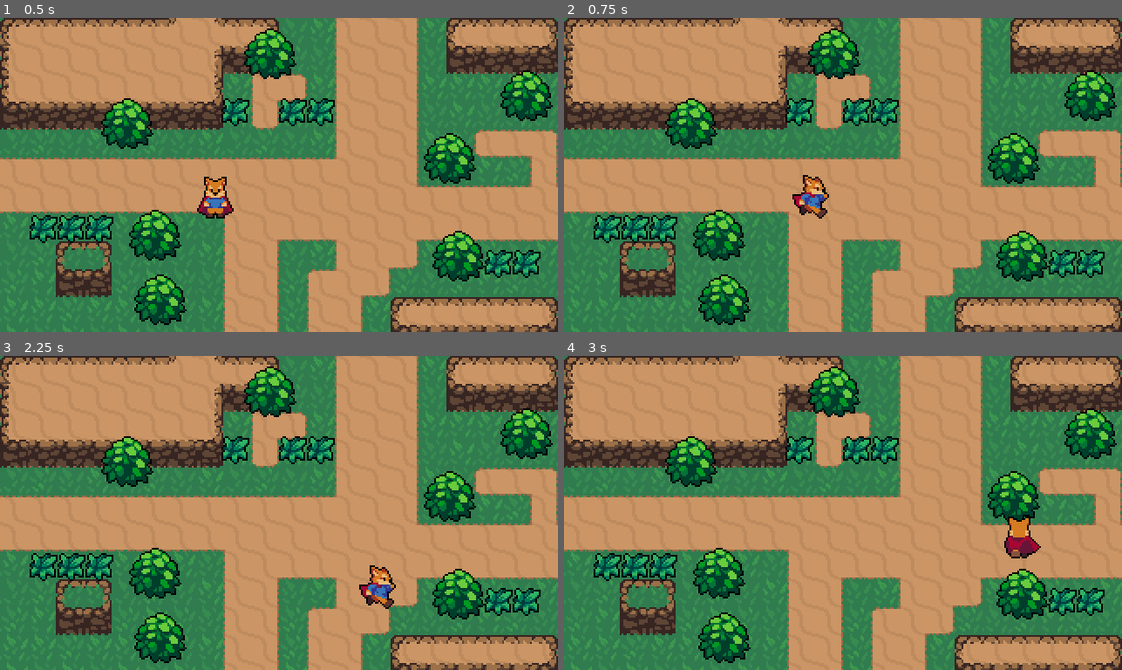
Above: before the commit, frames 1-4 (two rows, left to right).
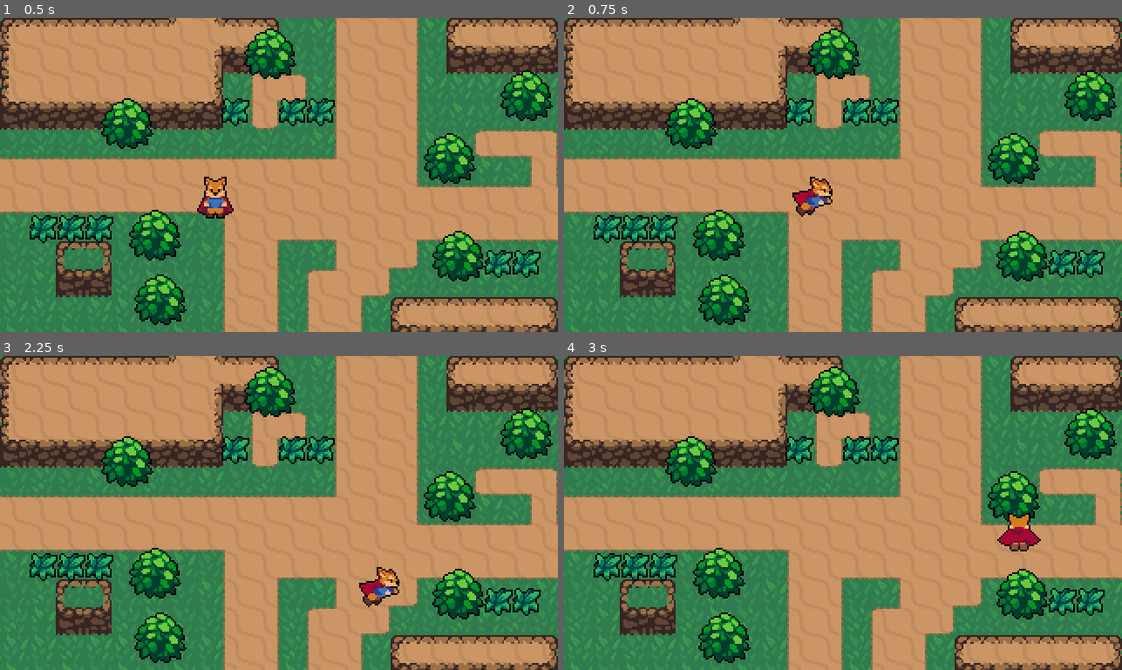
Above: after the commit, the same moments.

Repository: abdellatif-dev/rpg_game
Game: Godot game, scene res://scenes/world.tscn
Two runs of this game, one before a commit and one after it. Both use one fixed random seed, a clock stepped at 60 frames per second and the inputs below.
Inputs:
- Up to frame 1 (0.5 s): no input
- Up to frame 2 (0.75 s): tap Enter at 0.5 s; hold Right (ui_right) from 0.53 s (still down); tap Shift (roll, bound only after the commit) at 0.6 s
- Up to frame 3 (2.25 s): release Right (ui_right) at 1.28 s; hold Down (ui_down) 1.28-2.03 s; tap Space (attack_attack) at 1.35 s; tap Shift (roll, bound only after the commit) at 1.55, 2.1 s; hold Right (ui_right) from 2.03 s (still down)
- Up to frame 4 (3 s): release Right (ui_right) at 2.78 s; hold Up (ui_up) from 2.78 s (still down); tap Shift (roll, bound only after the commit) at 2.85 s

Frame 1 is identical in both runs. In frame 2, 0.5% of the frame differs, in the area x 40-49%, y 50-64%; in frame 3, 0.5%; in frame 4, 0.6%, in the area x 77-86%, y 50-65%.

Commit message:
roll state

Diff:
--- a/project.godot
+++ b/project.godot
@@ -86,6 +86,12 @@
 , Object(InputEventKey,"resource_local_to_scene":false,"resource_name":"","device":0,"alt":false,"shift":false,"control":false,"meta":false,"command":false,"pressed":false,"scancode":74,"unicode":0,"echo":false,"script":null)
  ]
 }
+roll={
+"deadzone": 0.5,
+"events": [ Object(InputEventKey,"resource_local_to_scene":false,"resource_name":"","device":0,"alt":false,"shift":false,"control":false,"meta":false,"command":false,"pressed":false,"scancode":16777237,"unicode":0,"echo":false,"script":null)
+, Object(InputEventKey,"resource_local_to_scene":false,"resource_name":"","device":0,"alt":false,"shift":false,"control":false,"meta":false,"command":false,"pressed":false,"scancode":75,"unicode":0,"echo":false,"script":null)
+ ]
+}
 
 [layer_names]
 
--- a/scenes/player.tscn
+++ b/scenes/player.tscn
@@ -1,10 +1,10 @@
-[gd_scene load_steps=39 format=2]
+[gd_scene load_steps=50 format=2]
 
 [ext_resource path="res://Action RPG Resources/Player/Player.png" type="Texture" id=1]
 [ext_resource path="res://src/player.gd" type="Script" id=2]
 [ext_resource path="res://scenes/hitbox.tscn" type="PackedScene" id=3]
 
-[sub_resource type="Animation" id=49]
+[sub_resource type="Animation" id=1]
 resource_name = "attack_down"
 length = 0.4
 tracks/0/type = "value"
@@ -30,7 +30,7 @@
 "transitions": PoolRealArray( 1 ),
 "values": [ {
 "args": [  ],
-"method": "finished_attack"
+"method": "state_finished"
 } ]
 }
 tracks/2/type = "value"
@@ -58,7 +58,7 @@
 "values": [ false, true ]
 }
 
-[sub_resource type="Animation" id=35]
+[sub_resource type="Animation" id=2]
 resource_name = "attack_left"
 length = 0.4
 tracks/0/type = "value"
@@ -84,7 +84,7 @@
 "transitions": PoolRealArray( 1 ),
 "values": [ {
 "args": [  ],
-"method": "finished_attack"
+"method": "state_finished"
 } ]
 }
 tracks/2/type = "value"
@@ -112,7 +112,7 @@
 "values": [ false, true ]
 }
 
-[sub_resource type="Animation" id=36]
+[sub_resource type="Animation" id=3]
 resource_name = "attack_right"
 length = 0.4
 tracks/0/type = "value"
@@ -138,7 +138,7 @@
 "transitions": PoolRealArray( 1 ),
 "values": [ {
 "args": [  ],
-"method": "finished_attack"
+"method": "state_finished"
 } ]
 }
 tracks/2/type = "value"
@@ -166,7 +166,7 @@
 "values": [ false, true ]
 }
 
-[sub_resource type="Animation" id=37]
+[sub_resource type="Animation" id=4]
 resource_name = "attack_up"
 length = 0.4
 tracks/0/type = "value"
@@ -192,7 +192,7 @@
 "transitions": PoolRealArray( 1 ),
 "values": [ {
 "args": [  ],
-"method": "finished_attack"
+"method": "state_finished"
 } ]
 }
 tracks/2/type = "value"
@@ -288,7 +288,127 @@
 "values": [ 6 ]
 }
 
-[sub_resource type="Animation" id=42]
+[sub_resource type="Animation" id=9]
+resource_name = "roll_down"
+length = 0.5
+tracks/0/type = "value"
+tracks/0/path = NodePath("Player:frame")
+tracks/0/interp = 1
+tracks/0/loop_wrap = true
+tracks/0/imported = false
+tracks/0/enabled = true
+tracks/0/keys = {
+"times": PoolRealArray( 0, 0.1, 0.2, 0.3, 0.4 ),
+"transitions": PoolRealArray( 1, 1, 1, 1, 1 ),
+"update": 1,
+"values": [ 55, 56, 57, 58, 59 ]
+}
+tracks/1/type = "method"
+tracks/1/path = NodePath(".")
+tracks/1/interp = 1
+tracks/1/loop_wrap = true
+tracks/1/imported = false
+tracks/1/enabled = true
+tracks/1/keys = {
+"times": PoolRealArray( 0.5 ),
+"transitions": PoolRealArray( 1 ),
+"values": [ {
+"args": [  ],
+"method": "state_finished"
+} ]
+}
+
+[sub_resource type="Animation" id=10]
+resource_name = "roll_left"
+length = 0.5
+tracks/0/type = "value"
+tracks/0/path = NodePath("Player:frame")
+tracks/0/interp = 1
+tracks/0/loop_wrap = true
+tracks/0/imported = false
+tracks/0/enabled = true
+tracks/0/keys = {
+"times": PoolRealArray( 0, 0.1, 0.2, 0.3, 0.4 ),
+"transitions": PoolRealArray( 1, 1, 1, 1, 1 ),
+"update": 1,
+"values": [ 50, 51, 52, 53, 54 ]
+}
+tracks/1/type = "method"
+tracks/1/path = NodePath(".")
+tracks/1/interp = 1
+tracks/1/loop_wrap = true
+tracks/1/imported = false
+tracks/1/enabled = true
+tracks/1/keys = {
+"times": PoolRealArray( 0.5 ),
+"transitions": PoolRealArray( 1 ),
+"values": [ {
+"args": [  ],
+"method": "state_finished"
+} ]
+}
+
+[sub_resource type="Animation" id=11]
+resource_name = "roll_right"
+length = 0.5
+tracks/0/type = "value"
+tracks/0/path = NodePath("Player:frame")
+tracks/0/interp = 1
+tracks/0/loop_wrap = true
+tracks/0/imported = false
+tracks/0/enabled = true
+tracks/0/keys = {
+"times": PoolRealArray( 0, 0.1, 0.2, 0.3, 0.4 ),
+"transitions": PoolRealArray( 1, 1, 1, 1, 1 ),
+"update": 1,
+"values": [ 40, 41, 42, 43, 44 ]
+}
+tracks/1/type = "method"
+tracks/1/path = NodePath(".")
+tracks/1/interp = 1
+tracks/1/loop_wrap = true
+tracks/1/imported = false
+tracks/1/enabled = true
+tracks/1/keys = {
+"times": PoolRealArray( 0.5 ),
+"transitions": PoolRealArray( 1 ),
+"values": [ {
+"args": [  ],
+"method": "state_finished"
+} ]
+}
+
+[sub_resource type="Animation" id=12]
+resource_name = "roll_up"
+length = 0.5
+tracks/0/type = "value"
+tracks/0/path = NodePath("Player:frame")
+tracks/0/interp = 1
+tracks/0/loop_wrap = true
+tracks/0/imported = false
+tracks/0/enabled = true
+tracks/0/keys = {
+"times": PoolRealArray( 0, 0.1, 0.2, 0.3, 0.4 ),
+"transitions": PoolRealArray( 1, 1, 1, 1, 1 ),
+"update": 1,
+"values": [ 45, 46, 47, 48, 49 ]
+}
+tracks/1/type = "method"
+tracks/1/path = NodePath(".")
+tracks/1/interp = 1
+tracks/1/loop_wrap = true
+tracks/1/imported = false
+tracks/1/enabled = true
+tracks/1/keys = {
+"times": PoolRealArray( 0.5 ),
+"transitions": PoolRealArray( 1 ),
+"values": [ {
+"args": [  ],
+"method": "state_finished"
+} ]
+}
+
+[sub_resource type="Animation" id=13]
 length = 0.6
 loop = true
 tracks/0/type = "value"
@@ -352,101 +472,129 @@
 "values": [ 6, 7, 8, 9, 10, 11 ]
 }
 
-[sub_resource type="CapsuleShape2D" id=46]
+[sub_resource type="CapsuleShape2D" id=17]
 radius = 3.99974
 height = 3.99974
 
-[sub_resource type="AnimationNodeAnimation" id=14]
+[sub_resource type="AnimationNodeAnimation" id=18]
 animation = "attack_left"
 
-[sub_resource type="AnimationNodeAnimation" id=15]
+[sub_resource type="AnimationNodeAnimation" id=19]
 animation = "attack_down"
 
-[sub_resource type="AnimationNodeAnimation" id=16]
+[sub_resource type="AnimationNodeAnimation" id=20]
 animation = "attack_right"
 
-[sub_resource type="AnimationNodeAnimation" id=17]
+[sub_resource type="AnimationNodeAnimation" id=21]
 animation = "attack_up"
 
-[sub_resource type="AnimationNodeBlendSpace2D" id=18]
-blend_point_0/node = SubResource( 14 )
+[sub_resource type="AnimationNodeBlendSpace2D" id=22]
+blend_point_0/node = SubResource( 18 )
 blend_point_0/pos = Vector2( -1, 0 )
-blend_point_1/node = SubResource( 15 )
+blend_point_1/node = SubResource( 19 )
 blend_point_1/pos = Vector2( 0, 0.9 )
-blend_point_2/node = SubResource( 16 )
+blend_point_2/node = SubResource( 20 )
 blend_point_2/pos = Vector2( 1, 0 )
-blend_point_3/node = SubResource( 17 )
+blend_point_3/node = SubResource( 21 )
 blend_point_3/pos = Vector2( 0, -1 )
 blend_mode = 1
 
-[sub_resource type="AnimationNodeAnimation" id=19]
+[sub_resource type="AnimationNodeAnimation" id=23]
 animation = "idle_left"
 
-[sub_resource type="AnimationNodeAnimation" id=20]
+[sub_resource type="AnimationNodeAnimation" id=24]
 animation = "idle_down"
 
-[sub_resource type="AnimationNodeAnimation" id=21]
+[sub_resource type="AnimationNodeAnimation" id=25]
 animation = "idle_right"
 
-[sub_resource type="AnimationNodeAnimation" id=22]
+[sub_resource type="AnimationNodeAnimation" id=26]
 animation = "idle_up"
 
-[sub_resource type="AnimationNodeBlendSpace2D" id=23]
-blend_point_0/node = SubResource( 19 )
+[sub_resource type="AnimationNodeBlendSpace2D" id=27]
+blend_point_0/node = SubResource( 23 )
 blend_point_0/pos = Vector2( -1, 0 )
-blend_point_1/node = SubResource( 20 )
+blend_point_1/node = SubResource( 24 )
 blend_point_1/pos = Vector2( 0, 1 )
-blend_point_2/node = SubResource( 21 )
+blend_point_2/node = SubResource( 25 )
 blend_point_2/pos = Vector2( 1, 0 )
-blend_point_3/node = SubResource( 22 )
+blend_point_3/node = SubResource( 26 )
 blend_point_3/pos = Vector2( 0, -1 )
 blend_mode = 1
 
-[sub_resource type="AnimationNodeAnimation" id=24]
+[sub_resource type="AnimationNodeAnimation" id=28]
+animation = "roll_left"
+
+[sub_resource type="AnimationNodeAnimation" id=29]
+animation = "roll_right"
+
+[sub_resource type="AnimationNodeAnimation" id=30]
+animation = "roll_up"
+
+[sub_resource type="AnimationNodeAnimation" id=31]
+animation = "roll_down"
+
+[sub_resource type="AnimationNodeBlendSpace2D" id=32]
+blend_point_0/node = SubResource( 28 )
+blend_point_0/pos = Vector2( -1, 0 )
+blend_point_1/node = SubResource( 29 )
+blend_point_1/pos = Vector2( 1, 0 )
+blend_point_2/node = SubResource( 30 )
+blend_point_2/pos = Vector2( 0, -1 )
+blend_point_3/node = SubResource( 31 )
+blend_point_3/pos = Vector2( 0, 1 )
+
+[sub_resource type="AnimationNodeAnimation" id=33]
 animation = "run_left"
 
-[sub_resource type="AnimationNodeAnimation" id=25]
+[sub_resource type="AnimationNodeAnimation" id=34]
 animation = "run_right"
 
-[sub_resource type="AnimationNodeAnimation" id=26]
+[sub_resource type="AnimationNodeAnimation" id=35]
 animation = "run_up"
 
-[sub_resource type="AnimationNodeAnimation" id=27]
+[sub_resource type="AnimationNodeAnimation" id=36]
 animation = "run_down"
 
-[sub_resource type="AnimationNodeBlendSpace2D" id=28]
-blend_point_0/node = SubResource( 24 )
+[sub_resource type="AnimationNodeBlendSpace2D" id=37]
+blend_point_0/node = SubResource( 33 )
 blend_point_0/pos = Vector2( -1, 0 )
-blend_point_1/node = SubResource( 25 )
+blend_point_1/node = SubResource( 34 )
 blend_point_1/pos = Vector2( 1, 0 )
-blend_point_2/node = SubResource( 26 )
+blend_point_2/node = SubResource( 35 )
 blend_point_2/pos = Vector2( 0, -1 )
-blend_point_3/node = SubResource( 27 )
+blend_point_3/node = SubResource( 36 )
 blend_point_3/pos = Vector2( 0, 1 )
 blend_mode = 1
 
-[sub_resource type="AnimationNodeStateMachineTransition" id=29]
-
-[sub_resource type="AnimationNodeStateMachineTransition" id=30]
-
-[sub_resource type="AnimationNodeStateMachineTransition" id=31]
-
-[sub_resource type="AnimationNodeStateMachineTransition" id=32]
-
-[sub_resource type="AnimationNodeStateMachine" id=33]
-states/attack/node = SubResource( 18 )
+[sub_resource type="AnimationNodeStateMachineTransition" id=38]
+
+[sub_resource type="AnimationNodeStateMachineTransition" id=39]
+
+[sub_resource type="AnimationNodeStateMachineTransition" id=40]
+
+[sub_resource type="AnimationNodeStateMachineTransition" id=41]
+
+[sub_resource type="AnimationNodeStateMachineTransition" id=42]
+
+[sub_resource type="AnimationNodeStateMachineTransition" id=43]
+
+[sub_resource type="AnimationNodeStateMachine" id=44]
+states/attack/node = SubResource( 22 )
 states/attack/position = Vector2( -52.7852, 377.67 )
-states/idle/node = SubResource( 23 )
+states/idle/node = SubResource( 27 )
 states/idle/position = Vector2( -52.7852, 266.67 )
-states/walk/node = SubResource( 28 )
+states/roll/node = SubResource( 32 )
+states/roll/position = Vector2( 156.215, 266.67 )
+states/walk/node = SubResource( 37 )
 states/walk/position = Vector2( -312.785, 266.67 )
-transitions = [ "walk", "idle", SubResource( 29 ), "idle", "walk", SubResource( 30 ), "attack", "idle", SubResource( 31 ), "idle", "attack", SubResource( 32 ) ]
+transitions = [ "walk", "idle", SubResource( 38 ), "idle", "walk", SubResource( 39 ), "attack", "idle", SubResource( 40 ), "idle", "attack", SubResource( 41 ), "roll", "idle", SubResource( 42 ), "idle", "roll", SubResource( 43 ) ]
 start_node = "idle"
 graph_offset = Vector2( -470.785, 185.67 )
 
-[sub_resource type="AnimationNodeStateMachinePlayback" id=47]
-
-[sub_resource type="CapsuleShape2D" id=48]
+[sub_resource type="AnimationNodeStateMachinePlayback" id=45]
+
+[sub_resource type="CapsuleShape2D" id=46]
 radius = 11.0
 height = 10.0
 
@@ -461,35 +609,41 @@
 frame = 18
 
 [node name="AnimationPlayer" type="AnimationPlayer" parent="."]
-anims/attack_down = SubResource( 49 )
-anims/attack_left = SubResource( 35 )
-anims/attack_right = SubResource( 36 )
-anims/attack_up = SubResource( 37 )
-anims/idle_down = SubResource( 38 )
-anims/idle_left = SubResource( 39 )
-anims/idle_right = SubResource( 40 )
-anims/idle_up = SubResource( 41 )
-anims/run_down = SubResource( 42 )
-anims/run_left = SubResource( 43 )
-anims/run_right = SubResource( 44 )
-anims/run_up = SubResource( 45 )
+anims/attack_down = SubResource( 1 )
+anims/attack_left = SubResource( 2 )
+anims/attack_right = SubResource( 3 )
+anims/attack_up = SubResource( 4 )
+anims/idle_down = SubResource( 5 )
+anims/idle_left = SubResource( 6 )
+anims/idle_right = SubResource( 7 )
+anims/idle_up = SubResource( 8 )
+anims/roll_down = SubResource( 9 )
+anims/roll_left = SubResource( 10 )
+anims/roll_right = SubResource( 11 )
+anims/roll_up = SubResource( 12 )
+anims/run_down = SubResource( 13 )
+anims/run_left = SubResource( 14 )
+anims/run_right = SubResource( 15 )
+anims/run_up = SubResource( 16 )
 
 [node name="CollisionShape2D" type="CollisionShape2D" parent="."]
 position = Vector2( -1.86265e-09, -2 )
 rotation = 1.58212
-shape = SubResource( 46 )
+shape = SubResource( 17 )
 
 [node name="AnimationTree" type="AnimationTree" parent="."]
-tree_root = SubResource( 33 )
+tree_root = SubResource( 44 )
 anim_player = NodePath("../AnimationPlayer")
 active = true
-parameters/playback = SubResource( 47 )
+parameters/playback = SubResource( 45 )
 parameters/attack/blend_position = Vector2( -0.18398, 0.37069 )
 parameters/idle/blend_position = Vector2( -0.0763454, 0.310345 )
+parameters/roll/blend_position = Vector2( -0.00375468, 0.982759 )
 parameters/walk/blend_position = Vector2( 0.0187734, 0.0862069 )
 
 [node name="Position2D" type="Position2D" parent="."]
 position = Vector2( 0, -8 )
+rotation = 1.5708
 
 [node name="hitbox" parent="Position2D" instance=ExtResource( 3 )]
 position = Vector2( 17, 0 )
--- a/src/player.gd
+++ b/src/player.gd
@@ -11,6 +11,7 @@
 }
 
 var state = move
+var roll_vector = Vector2.DOWN
 
 onready var animation_tree = $AnimationTree
 onready var animation_state = animation_tree.get("parameters/playback")
@@ -21,11 +22,14 @@
 		move:
 			move_state(delta)
 		roll:
-			pass
+			roll_state()
 		attack:
 			attack_state()
 
-func move_state(delta: float):
+func move_state(_delta: float):
+	input_to_move(_delta)
+
+func input_to_move(delta):
 	var velocity = Vector2.ZERO
 	var _input_vector = User_Input(Vector2.ZERO)
 	var movement = check_for_movement(_input_vector, velocity)
@@ -35,12 +39,16 @@
 	animations(_input_vector)
 	if Input.is_action_just_pressed("attack_attack"):
 		state = attack
+	if Input.is_action_just_pressed("roll"):
+		state = roll
 
 func animations (_movement):
 	if _movement != Vector2.ZERO:
+		roll_vector = _movement
 		animation_tree.set("parameters/walk/blend_position", _movement)
 		animation_tree.set("parameters/idle/blend_position", _movement)
 		animation_tree.set("parameters/attack/blend_position", _movement)
+		animation_tree.set("parameters/roll/blend_position", _movement)
 		animation_state.travel("walk")
 	else:
 		animation_state.travel("idle")
@@ -62,5 +70,15 @@
 func attack_state():
 	animation_state.travel("attack")
 
-func finished_attack():
+func roll_state():
+	animation_state.travel("roll")
+	move()
+
+func move():
+	var velocity = Vector2.ZERO
+	var _input_vector = roll_vector * speed
+	var movement = check_for_movement(_input_vector, velocity)
+	move_and_slide(movement)
+
+func state_finished():
 	state= move
Not shown: 8 places in scenes/player.tscn that only renumber resources
Not shown, changed: rpg_game.x86_64
